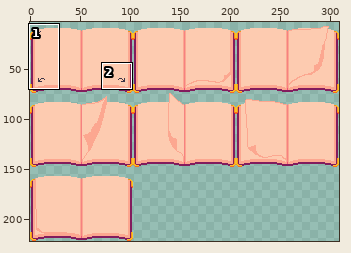
Two versions of one sprite sheet, screens/main/ui/ingredient_book/Book Page Turn Final.png. Above: a wide view before the commit, with the close-up outlined.
Close-up. Before the edit:
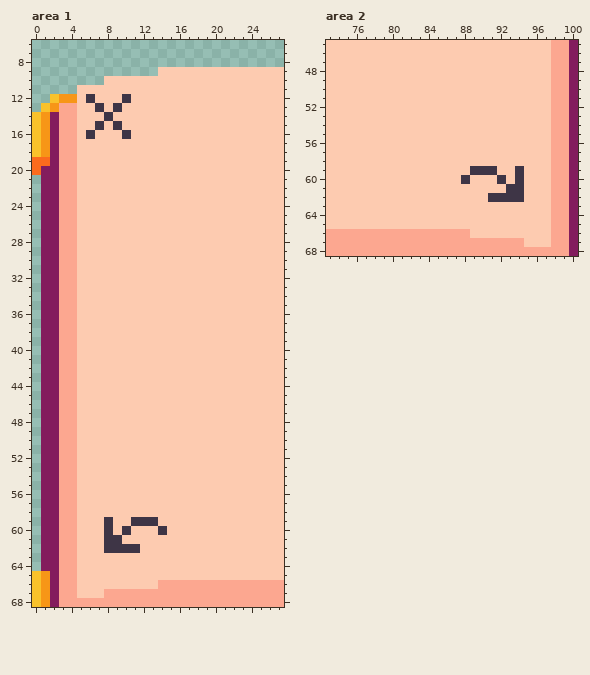
The file is 309x222 pixels. Colours within 5 levels of each other are drawn and written as one. Shown: area 1: x 0..27, y 6..68; area 2: x 73..100, y 45..68. The wide view leaves out empty margins.
After the commit:
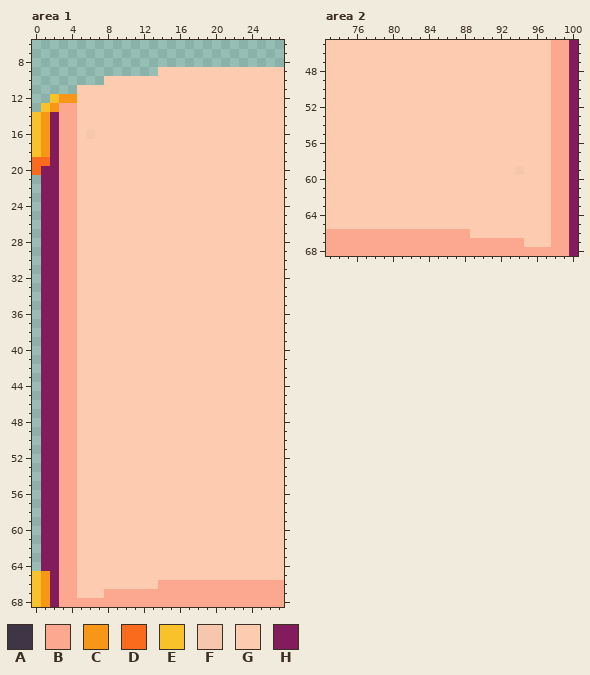
Palette (. is transparent): A #3e3546  B #fca790  C #f79617  D #fb6b1d  E #f9c22b  F #f7c7ad  G #fdcbb0  H #831c5d
Change:
Area 1:
Colour A becomes colour F in row 16 at x 6.
Colour A becomes colour G in row 12 at x 6 and 10; in row 13 at x 7 and 9; in row 14 at x 8; in row 15 at x 7 and 9; in row 16 at x 10; in row 59 at x 8 and 11 to 13.
Colour A becomes colour G in row 60 at x 8, 10 and 14; in row 61 at x 8 to 9; in row 62 at x 8 to 11.
Area 2:
Colour A becomes colour F in row 59 at x 94.
Colour A becomes colour G in row 59 at x 89 to 91; in row 60 at x 88, 92 and 94; in row 61 at x 93 to 94; in row 62 at x 91 to 94.
Where, in picture pixels (left, top, right, bottom), the same in both close-ups:
changed: (86, 94, 131, 139)
changed: (104, 517, 167, 553)
changed: (461, 166, 524, 202)
